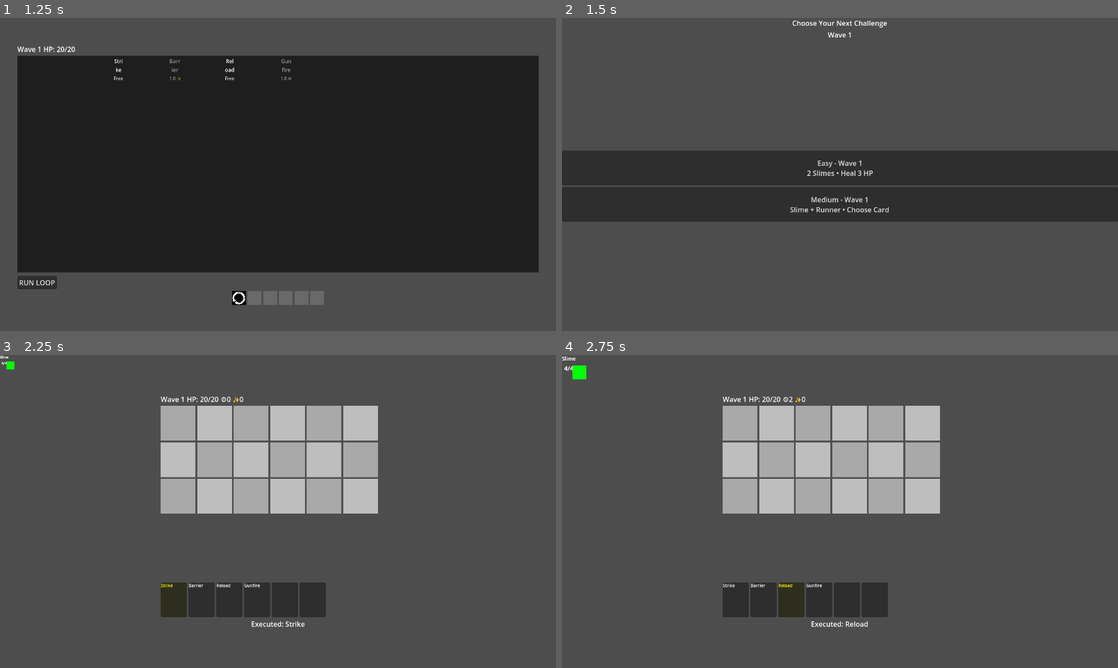
Above: before the commit, frames 1-4 (two rows, left to right).
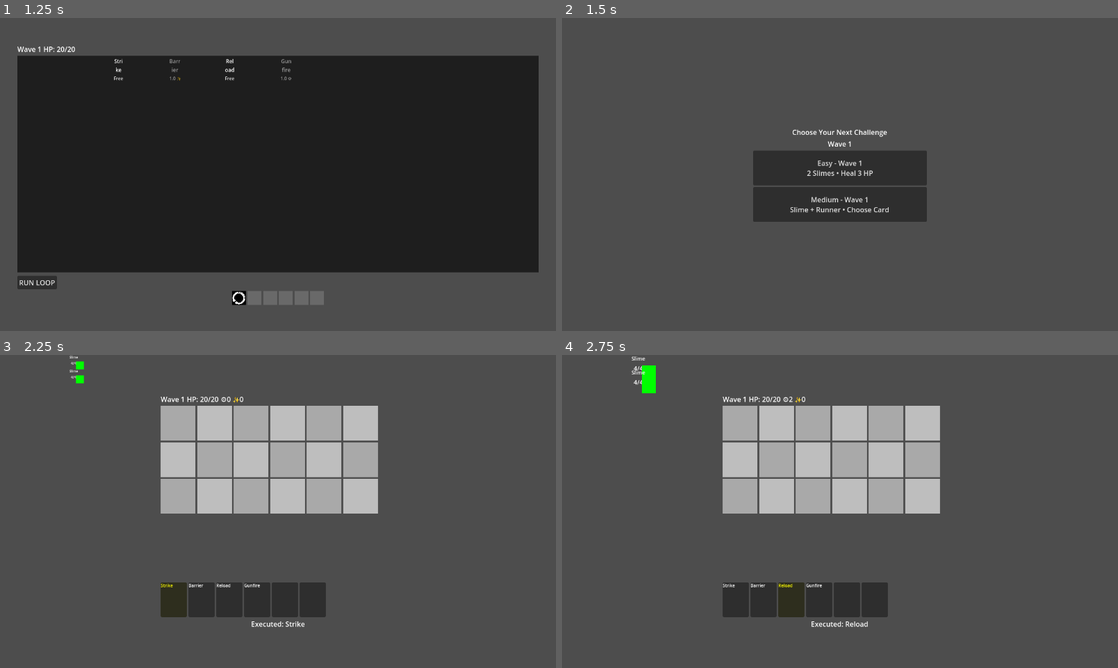
Above: after the commit, the same moments.

Repository: apearms/cardloop-game
Game: Godot game, scene res://scenes/main.tscn
Two runs of this game, one before a commit and one after it. Both use one fixed random seed, a clock stepped at 60 frames per second and the inputs below.
Inputs:
- Up to frame 1 (1.25 s): click "START GAME" at 0.5 s
- Up to frame 2 (1.5 s): click "RUN LOOP" at 1.25 s
- Up to frame 3 (2.25 s): click "Easy - Wave 1 2 Slimes • Heal…" at 2 s
- Up to frame 4 (2.75 s): no input

Frame 1 is identical in both runs. In frame 2, 15% of the frame differs, in the area x 0-100%, y 0-66%; in frame 3, 0.2%; in frame 4, 0.4%.

Commit message:
Few more bugs changed

Diff:
--- a/scenes/ui/RoomSelectScene.tscn
+++ b/scenes/ui/RoomSelectScene.tscn
@@ -9,23 +9,28 @@
 anchor_bottom = 1.0
 script = ExtResource("1_room_select")
 
-[node name="VBox" type="VBoxContainer" parent="."]
+[node name="CenterContainer" type="CenterContainer" parent="."]
 layout_mode = 1
 anchors_preset = 15
 anchor_right = 1.0
 anchor_bottom = 1.0
+grow_horizontal = 2
+grow_vertical = 2
 
-[node name="TitleLabel" type="Label" parent="VBox"]
+[node name="VBox" type="VBoxContainer" parent="CenterContainer"]
+layout_mode = 2
+
+[node name="TitleLabel" type="Label" parent="CenterContainer/VBox"]
 layout_mode = 2
 text = "Choose Your Next Challenge"
 horizontal_alignment = 1
 
-[node name="WaveLabel" type="Label" parent="VBox"]
+[node name="WaveLabel" type="Label" parent="CenterContainer/VBox"]
 layout_mode = 2
 text = "Wave 2"
 horizontal_alignment = 1
 
-[node name="RoomContainer" type="VBoxContainer" parent="VBox"]
+[node name="RoomContainer" type="VBoxContainer" parent="CenterContainer/VBox"]
 layout_mode = 2
 size_flags_vertical = 3
 alignment = 1
--- a/scripts/Battle.gd
+++ b/scripts/Battle.gd
@@ -11,6 +11,7 @@
 @onready var wave_label: Label = $CenterContainer/AspectRatioContainer/VBox/TopBar/WaveLabel
 @onready var hp_label: Label = $CenterContainer/AspectRatioContainer/VBox/TopBar/HPLabel
 @onready var resources_label: Label = $CenterContainer/AspectRatioContainer/VBox/TopBar/ResourcesLabel
+@onready var battlefield = $CenterContainer/AspectRatioContainer/VBox/BattleArea
 @onready var grid_container: GridContainer = $CenterContainer/AspectRatioContainer/VBox/BattleArea/GridContainer
 @onready var loop_display: HBoxContainer = $CenterContainer/AspectRatioContainer/VBox/LoopDisplay
 @onready var status_label: Label = $CenterContainer/AspectRatioContainer/VBox/StatusLabel
@@ -55,7 +56,10 @@
 func _input(event):
 	if event.is_action_pressed("ui_accept"):  # Tab key
 		_toggle_combat_log()
-	# ESC handling moved to GlobalPause singleton
+
+func _unhandled_input(event):
+	if event.is_action_pressed("ui_cancel"):
+		GlobalPause.toggle_pause()
 
 func _setup_pause_menu():
 	pause_menu = pause_menu_scene.instantiate()
@@ -442,7 +446,7 @@
 	return 0
 
 func _try_spawn_enemy_immediate(enemy_id: String, preferred_lane: int):
-	var spawn_col = GridManager.GRID_W - 1
+	var spawn_col = GridManager.SPAWN_COL
 
 	# Try lanes top to bottom starting from preferred
 	for lane_offset in range(GridManager.GRID_H):
@@ -457,7 +461,7 @@
 	_update_spawn_queue_display()
 
 func _try_spawn_enemy(enemy_id: String, lane: int):
-	var spawn_col = GridManager.GRID_W - 1
+	var spawn_col = GridManager.SPAWN_COL
 
 	# Check if spawn position is free
 	if GridManager.is_free(lane, spawn_col):
@@ -560,13 +564,11 @@
 		log_container.add_child(label)
 
 func _update_enemy_position(enemy: Enemy):
-	var pos = enemy.get_grid_position()
-	if pos.x >= 0 and pos.x < grid_width and pos.y >= 0 and pos.y < grid_height:
-		var cell_index = pos.y * grid_width + pos.x
-		if cell_index < grid_container.get_child_count():
-			var cell = grid_container.get_child(cell_index)
-			enemy.position = cell.position
-			enemy.size = cell.size
+	enemy.position = _grid_to_world(enemy.grid_x, enemy.grid_y)
+
+func _grid_to_world(col: int, lane: int) -> Vector2:
+	var tile := 32
+	return battlefield.position + Vector2(col * tile, lane * tile)
 
 func _remove_enemy(enemy: Enemy):
 	enemies.erase(enemy)
--- a/scripts/CardSlot.gd
+++ b/scripts/CardSlot.gd
@@ -297,13 +297,21 @@
 
 func _update_selection_visual():
 	if is_selected:
-		# Blue highlight for selected card
-		modulate = Color(0.7, 0.7, 1.0, 1.0)
-		scale = Vector2(1.1, 1.1)
+		# White 3px border for selected card
+		var selected_style = StyleBoxFlat.new()
+		selected_style.bg_color = Color.DARK_GRAY
+		selected_style.border_width_left = 3
+		selected_style.border_width_right = 3
+		selected_style.border_width_top = 3
+		selected_style.border_width_bottom = 3
+		selected_style.border_color = Color.WHITE
+		background.add_theme_stylebox_override("panel", selected_style)
 	else:
-		# Reset to normal
-		modulate = Color.WHITE
-		scale = Vector2.ONE
+		# Reset to normal style
+		if card_id == "":
+			_set_empty_slot_style()
+		else:
+			_set_background_color(Color.DARK_GRAY)
 
 func set_selected(selected: bool):
 	is_selected = selected
--- a/scripts/GlobalPause.gd
+++ b/scripts/GlobalPause.gd
@@ -1,31 +1,6 @@
 extends Node
+var is_paused := false
 
-var pause_menu_visible: bool = false
-var current_pause_menu: Control = null
-
-func _input(event):
-	if event.is_action_pressed("ui_cancel"):  # ESC key
-		if pause_menu_visible:
-			# Hide menu and unpause
-			if current_pause_menu:
-				current_pause_menu.hide_pause_menu()
-			_unpause()
-		else:
-			# Show menu and pause
-			if current_pause_menu:
-				current_pause_menu.show_pause_menu()
-			_pause()
-
-func _pause():
-	get_tree().paused = true
-	pause_menu_visible = true
-
-func _unpause():
-	get_tree().paused = false
-	pause_menu_visible = false
-
-func register_pause_menu(menu: Control):
-	current_pause_menu = menu
-
-func unregister_pause_menu():
-	current_pause_menu = null
+func toggle_pause():
+	is_paused = !is_paused
+	get_tree().paused = is_paused
--- a/scripts/Main.gd
+++ b/scripts/Main.gd
@@ -4,6 +4,9 @@
 
 @onready var title_screen: Control = $TitleScreen
 @onready var game_container: Control = $GameContainer
+
+var pause_menu_scene = preload("res://scenes/ui/PauseMenu.tscn")
+var pause_menu: PauseMenu
 
 var current_scene: Node = null
 
@@ -25,6 +28,33 @@
 
 	# Show title screen initially
 	show_title_screen()
+
+	# Setup pause menu
+	_setup_pause_menu()
+
+func _unhandled_input(event):
+	if event.is_action_pressed("ui_cancel"):
+		_toggle_pause_menu()
+
+func _setup_pause_menu():
+	pause_menu = pause_menu_scene.instantiate()
+	add_child(pause_menu)
+	pause_menu.resume_game.connect(_on_pause_resume)
+	pause_menu.quit_to_menu.connect(_on_pause_quit)
+
+func _toggle_pause_menu():
+	if pause_menu.visible:
+		pause_menu.hide_pause_menu()
+	else:
+		pause_menu.show_pause_menu()
+
+func _on_pause_resume():
+	# Resume from pause
+	pass
+
+func _on_pause_quit():
+	# Already on main menu, just hide pause
+	pause_menu.hide_pause_menu()
 
 func _setup_title_screen():
 	# Create title screen if it doesn't exist
--- a/scripts/PauseMenu.gd
+++ b/scripts/PauseMenu.gd
@@ -18,19 +18,16 @@
 	save_button.pressed.connect(_on_save_pressed)
 	quit_button.pressed.connect(_on_quit_pressed)
 
-	# Register with GlobalPause
-	GlobalPause.register_pause_menu(self)
-
 	# Initially hidden
 	visible = false
 
 func show_pause_menu():
 	visible = true
-	GlobalPause._pause()
+	GlobalPause.toggle_pause()
 
 func hide_pause_menu():
 	visible = false
-	GlobalPause._unpause()
+	GlobalPause.toggle_pause()
 
 func _on_resume_pressed():
 	hide_pause_menu()
--- a/scripts/PrepScreen.gd
+++ b/scripts/PrepScreen.gd
@@ -29,14 +29,17 @@
 	_update_display()
 	_setup_pause_menu()
 
+	# Ensure deck panel is refreshed after layout
+	call_deferred("_refresh_deck_panel")
+
 	# Connect to game state changes
 	GameState.deck_changed.connect(_update_card_slots)
 	GameState.deck_changed.connect(_refresh_deck_panel)
 	GameState.hero_hp_changed.connect(_update_hp_display)
 	GameState.artifacts_changed.connect(_setup_relic_bar)
 
-func _input(_event):
-	if Input.is_action_pressed("ui_cancel"):
+func _unhandled_input(event):
+	if event.is_action_pressed("ui_cancel"):
 		GlobalPause.toggle_pause()
 
 func _setup_ui():
@@ -194,16 +197,11 @@
 	while GameState.deck.size() < max_size:
 		GameState.deck.append("")
 
-	# Compute dynamic slot size based on container width
+	# Dynamic card size (loop slots)
 	if loop_container:
-		var container_width = loop_container.size.x
-		if container_width > 0:
-			var slot_width = (container_width / max_size) - 8
-			slot_width = max(slot_width, 80)  # Minimum width
-
-			# Update slot sizes
-			for slot in card_slots:
-				slot.custom_minimum_size.x = slot_width
+		var slot_w := (loop_container.size.x / GameState.max_deck_size()) - 8
+		for slot in card_slots:
+			slot.custom_minimum_size = Vector2(slot_w, slot_w * 1.34)
 
 	# Update each slot with corresponding deck card (up to max_deck_size)
 	for i in range(min(card_slots.size(), max_size)):
@@ -277,6 +275,9 @@
 			# Set tooltip with artifact description
 			var artifact = ArtifactDB.get_artifact(artifact_id)
 			slot.tooltip_text = artifact.get("desc", "No description")
+
+			# Add right-click to discard
+			slot.gui_input.connect(_on_artifact_input.bind(category))
 		else:
 			# Empty slot - dark frame
 			_create_empty_artifact_slot(slot)
@@ -302,6 +303,27 @@
 	texture.set_image(image)
 	slot.texture = texture
 
+func _on_artifact_input(category: String, event: InputEvent):
+	if event is InputEventMouseButton:
+		if event.button_index == MOUSE_BUTTON_RIGHT and event.pressed:
+			_show_discard_dialog(category)
+
+func _show_discard_dialog(category: String):
+	var artifact_id = GameState.artifacts.get(category, "")
+	if artifact_id == "":
+		return
+
+	var dialog = AcceptDialog.new()
+	dialog.title = "Discard Artifact"
+	dialog.dialog_text = "Discard " + artifact_id + "?"
+	add_child(dialog)
+	dialog.confirmed.connect(_discard_artifact.bind(category))
+	dialog.popup_centered()
+
+func _discard_artifact(category: String):
+	GameState.artifacts[category] = ""
+	GameState.emit_signal("artifacts_changed")
+
 func _create_empty_artifact_slot(slot: TextureRect):
 	# Dark frame for empty slot
 	var image = Image.create(32, 32, false, Image.FORMAT_RGB8)
@@ -322,9 +344,9 @@
 	deck_slots.visible = true
 
 	if GameState.deck_all.size() == 0:
-		# Show "(Empty)" label when no cards
+		# Show "(Deck empty)" label when no cards
 		var empty_label = Label.new()
-		empty_label.text = "(Empty)"
+		empty_label.text = "(Deck empty)"
 		empty_label.modulate = Color.GRAY
 		empty_label.horizontal_alignment = HORIZONTAL_ALIGNMENT_CENTER
 		deck_slots.add_child(empty_label)
--- a/scripts/RewardScreen.gd
+++ b/scripts/RewardScreen.gd
@@ -21,13 +21,18 @@
 		_create_ui_structure()
 
 func _create_ui_structure():
+	# CenterContainer
+	var center_container = CenterContainer.new()
+	center_container.name = "CenterContainer"
+	center_container.size_flags_horizontal = Control.SIZE_EXPAND_FILL
+	center_container.size_flags_vertical = Control.SIZE_EXPAND_FILL
+	add_child(center_container)
+
 	# Main VBox
 	var vbox = VBoxContainer.new()
 	vbox.name = "VBox"
-	vbox.size_flags_horizontal = Control.SIZE_EXPAND_FILL
-	vbox.size_flags_vertical = Control.SIZE_EXPAND_FILL
 	vbox.alignment = BoxContainer.ALIGNMENT_CENTER
-	add_child(vbox)
+	center_container.add_child(vbox)
 
 	# Title
 	title_label = Label.new()
--- a/scripts/RoomSelectScene.gd
+++ b/scripts/RoomSelectScene.gd
@@ -4,15 +4,19 @@
 
 signal room_selected
 
-@onready var title_label: Label = $VBox/TitleLabel
-@onready var wave_label: Label = $VBox/WaveLabel
-@onready var room_container: VBoxContainer = $VBox/RoomContainer
+@onready var title_label: Label = $CenterContainer/VBox/TitleLabel
+@onready var wave_label: Label = $CenterContainer/VBox/WaveLabel
+@onready var room_container: VBoxContainer = $CenterContainer/VBox/RoomContainer
 
 var room_options: Array[Dictionary] = []
 
 func _ready():
 	_setup_room_options()
 	_create_room_buttons()
+
+func _unhandled_input(event):
+	if event.is_action_pressed("ui_cancel"):
+		GlobalPause.toggle_pause()
 
 func _setup_room_options():
 	room_options.clear()
